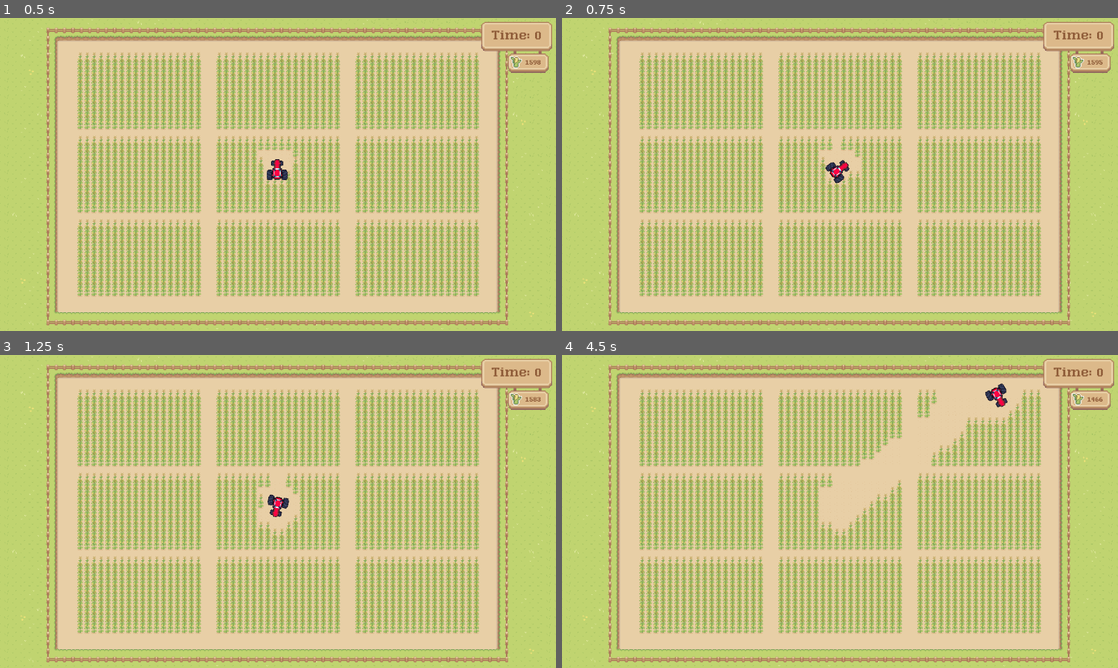
Above: before the commit, frames 1-4 (two rows, left to right).
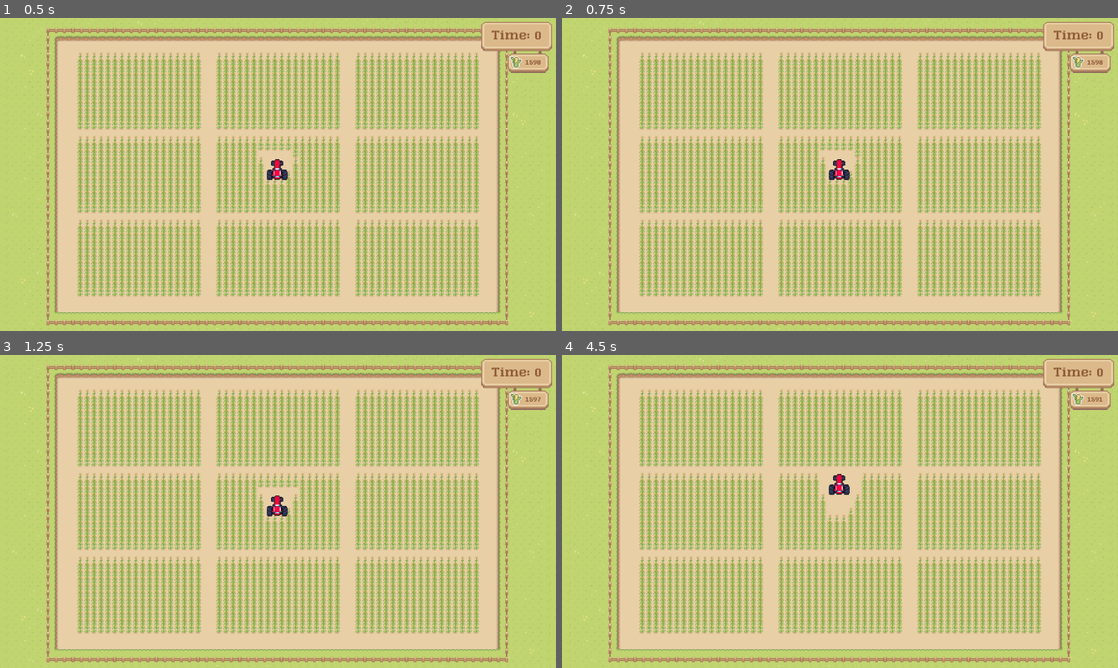
Above: after the commit, the same moments.

Repository: EmilBert/Harvest
Game: Godot game, scene res://World.tscn
The game is run twice, just before and just after one commit, with the same random seed, the same clock (stepped at 60 frames per second) and the same inputs.
Inputs:
- Up to frame 1 (0.5 s): no input
- Up to frame 2 (0.75 s): tap Enter at 0.5 s; hold Right (ui_right) from 0.53 s (still down); hold S (break, bound only after the commit) from 0.53 s (still down)
- Up to frame 3 (1.25 s): keep holding Right (ui_right); keep holding S (break, bound only after the commit); tap Space (ui_select) at 0.77 s; tap W (gas, bound only after the commit) at 0.8 s
- Up to frame 4 (4.5 s): release Right (ui_right) at 1.28 s; release S (break, bound only after the commit) at 1.28 s; hold Down (ui_down) 1.28-2.03 s; tap W (gas, bound only after the commit) at 1.35, 2.3, 2.85, 3.8, 4.35 s; tap Space (ui_select) at 1.52, 2, 3.02, 3.77 s; tap S (break, bound only after the commit) at 1.55, 3.05 s; hold Right (ui_right) 2.03-2.78 s; hold S (break, bound only after the commit) 2.03-2.78 s; hold Up (ui_up) 2.78-3.53 s; hold S (break, bound only after the commit) 3.53-4.28 s; hold Left (ui_left) from 3.53 s (still down)

Frame 1 is identical in both runs. In frame 2, 0.3% of the frame differs, in the area x 47-98%, y 13-53%; in frame 3, 0.5%; in frame 4, 2.8%, in the area x 46-98%, y 8-58%.

Commit message:
Drift smoke, and WASD

Diff:
--- a/Tractor.gd
+++ b/Tractor.gd
@@ -6,7 +6,6 @@
 const ROTATION_SPEED = 0.08
 const minWheelAngle = 0.05
 const driftResistance = 20
-const maxSpeed = 700
 var velocity = Vector2()
 var rot = 0
 
@@ -22,15 +21,15 @@
 	var res = 4
 	var inSpeed = 0
 	var direction = Vector2(0, 0)
-	if Input.is_action_pressed("ui_right"): # Rotate the player rightwards
+	if Input.is_action_pressed("steer_right"):
 		rotation += ROTATION_SPEED
 		rot += ROTATION_SPEED
-	if Input.is_action_pressed("ui_left"):
+	if Input.is_action_pressed("steer_left"):
 		rotation -= ROTATION_SPEED
 		rot -= ROTATION_SPEED
-	if Input.is_action_pressed("ui_down"):
+	if Input.is_action_pressed("break"):
 		res += 15
-	if Input.is_action_pressed("ui_up"):
+	if Input.is_action_pressed("gas"):
 		inSpeed = 1
 
 	if inSpeed !=0:
@@ -40,10 +39,16 @@
 		# accelerate when there's input
 		var angle = velocity.angle()-(rotation - PI/2) #diffrence in angle between the wheels and the front of the tractor (-pi/2 is from the wheels default rotation)
 
-		if abs(sin(angle)) > minWheelAngle: #Is the turn big enough to give a drift
+		if abs(sin(angle)) > minWheelAngle: #Is the turn big enough to give a drift, then drift
 			velocity += Vector2(sin(angle) * driftResistance, 0).rotated(rotation)
+			# Activate drift smoke
+			$DriftSmoke1.emitting = true
+			$DriftSmoke2.emitting = true
+
 		else:
 			velocity *= abs(cos(angle))
+			$DriftSmoke1.emitting = false
+			$DriftSmoke2.emitting = false
 
 		velocity -= velocity.normalized() * res #apply breaking
 
@@ -53,10 +58,15 @@
 		velocity.y = lerp(velocity.y, 0, FRICTION)
 
 		velocity -= velocity.normalized() * res #apply breaking
+
+	if velocity.length() < 200:
+		$DriftSmoke1.emitting = false
+		$DriftSmoke2.emitting = false
+
 	# Apply movement
 	var collision = move_and_collide(velocity*delta)
 	if collision:
 		if velocity.length() > 300:
-			velocity = collision.normal * velocity.length()
+			velocity = collision.normal * velocity.length()/2
 		else:
 			velocity = velocity.slide(collision.normal)
--- a/Tractor.tscn
+++ b/Tractor.tscn
@@ -1,10 +1,10 @@
-[gd_scene load_steps=7 format=2]
+[gd_scene load_steps=8 format=2]
 
 [ext_resource path="res://Tractor.gd" type="Script" id=1]
 [ext_resource path="res://tractor.png" type="Texture" id=2]
+[ext_resource path="res://smoke.png" type="Texture" id=3]
 
 [sub_resource type="AtlasTexture" id=4]
-flags = 4
 atlas = ExtResource( 2 )
 region = Rect2( 0, 0, 32, 32 )
 
@@ -38,3 +38,44 @@
 visible = false
 position = Vector2( 0, -26.5 )
 shape = SubResource( 6 )
+
+[node name="DriftSmoke1" type="CPUParticles2D" parent="."]
+position = Vector2( -15, 14 )
+z_index = -1
+emitting = false
+amount = 10
+lifetime = 0.25
+randomness = 0.06
+lifetime_randomness = 0.06
+local_coords = false
+texture = ExtResource( 3 )
+emission_shape = 1
+emission_sphere_radius = 13.56
+spread = 88.57
+gravity = Vector2( 0, 0 )
+initial_velocity = 1.0
+initial_velocity_random = 1.0
+angle = 20.0
+angle_random = 1.0
+scale_amount = 1.5
+scale_amount_random = 1.0
+
+[node name="DriftSmoke2" type="CPUParticles2D" parent="."]
+position = Vector2( 16, 13 )
+z_index = -1
+emitting = false
+amount = 15
+lifetime = 0.25
+randomness = 0.06
+lifetime_randomness = 0.06
+local_coords = false
+texture = ExtResource( 3 )
+emission_shape = 1
+emission_sphere_radius = 13.56
+spread = 88.57
+gravity = Vector2( 0, 0 )
+initial_velocity = 1.0
+initial_velocity_random = 1.0
+angle_random = 1.0
+scale_amount = 1.5
+scale_amount_random = 1.0
--- a/project.godot
+++ b/project.godot
@@ -26,6 +26,29 @@
 window=false
 render=false
 
+[input]
+
+steer_right={
+"deadzone": 0.5,
+"events": [ Object(InputEventKey,"resource_local_to_scene":false,"resource_name":"","device":0,"alt":false,"shift":false,"control":false,"meta":false,"command":false,"pressed":false,"scancode":68,"physical_scancode":0,"unicode":0,"echo":false,"script":null)
+ ]
+}
+steer_left={
+"deadzone": 0.5,
+"events": [ Object(InputEventKey,"resource_local_to_scene":false,"resource_name":"","device":0,"alt":false,"shift":false,"control":false,"meta":false,"command":false,"pressed":false,"scancode":65,"physical_scancode":0,"unicode":0,"echo":false,"script":null)
+ ]
+}
+gas={
+"deadzone": 0.5,
+"events": [ Object(InputEventKey,"resource_local_to_scene":false,"resource_name":"","device":0,"alt":false,"shift":false,"control":false,"meta":false,"command":false,"pressed":false,"scancode":87,"physical_scancode":0,"unicode":0,"echo":false,"script":null)
+ ]
+}
+break={
+"deadzone": 0.5,
+"events": [ Object(InputEventKey,"resource_local_to_scene":false,"resource_name":"","device":0,"alt":false,"shift":false,"control":false,"meta":false,"command":false,"pressed":false,"scancode":83,"physical_scancode":0,"unicode":0,"echo":false,"script":null)
+ ]
+}
+
 [physics]
 
 common/enable_pause_aware_picking=true
Binary file added: smoke.png
